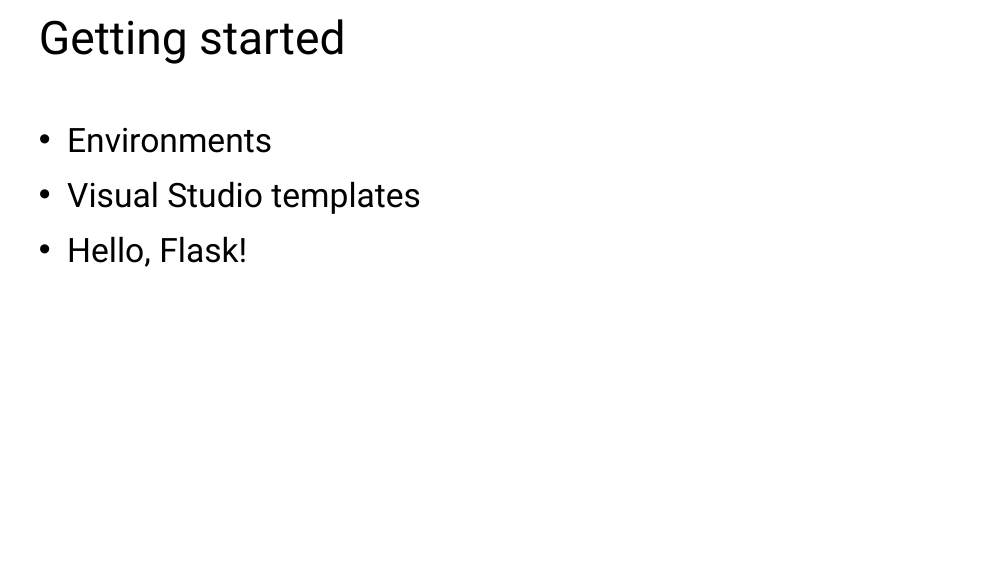
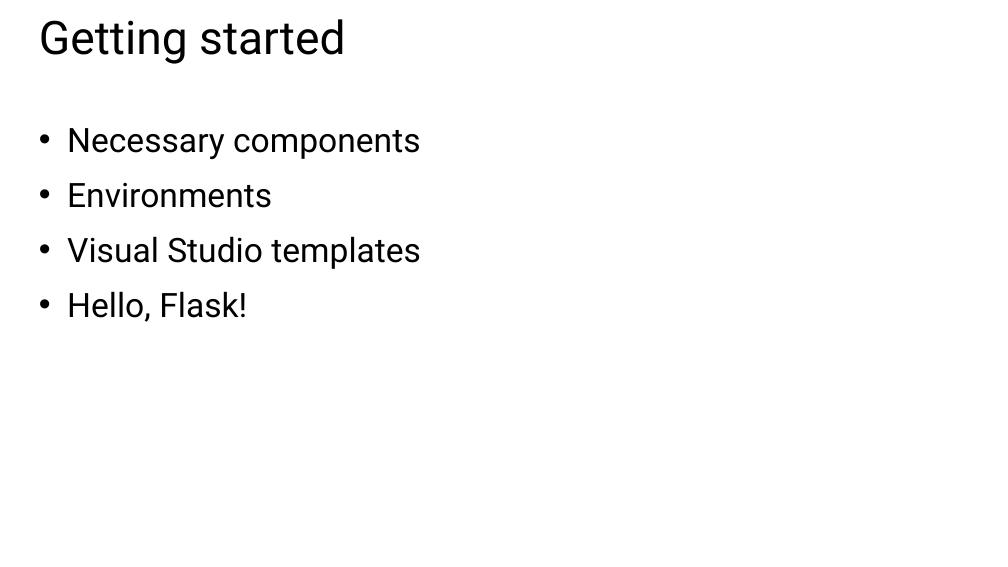
Before and after one commit to GeekTrainer/Flask, a slide deck: slide 19 of Slides/Module 1 - Introduction to Flask.pptx. Drawn at 1008x567 pixels with LibreOffice and Linux fonts; fonts in the diff are those of the drawing. Boxes give left, top, right and bottom in pixels: in the first picture for what was removed or moved away, otherwise in the second. Text is boxed around its words. In the diff, an @@ line names an element or a change of style, - is before the commit and + after.

```diff
--- a/Slides/Module 1 - Introduction to Flask.pptx
+++ b/Slides/Module 1 - Introduction to Flask.pptx
@@ text at <box>67,128,420,159</box>: paragraph added @@
+• Necessary components
```
Also in this commit, not shown: 2 slides added, 45 other files.
